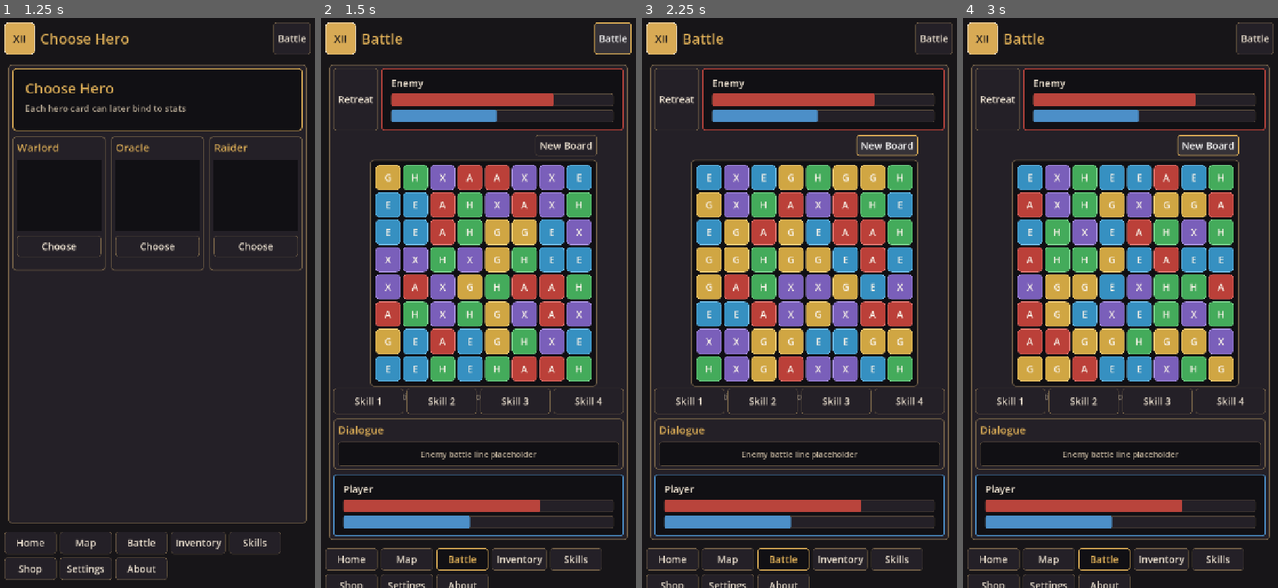
Above: before the commit, frames 1-4 (left to right).
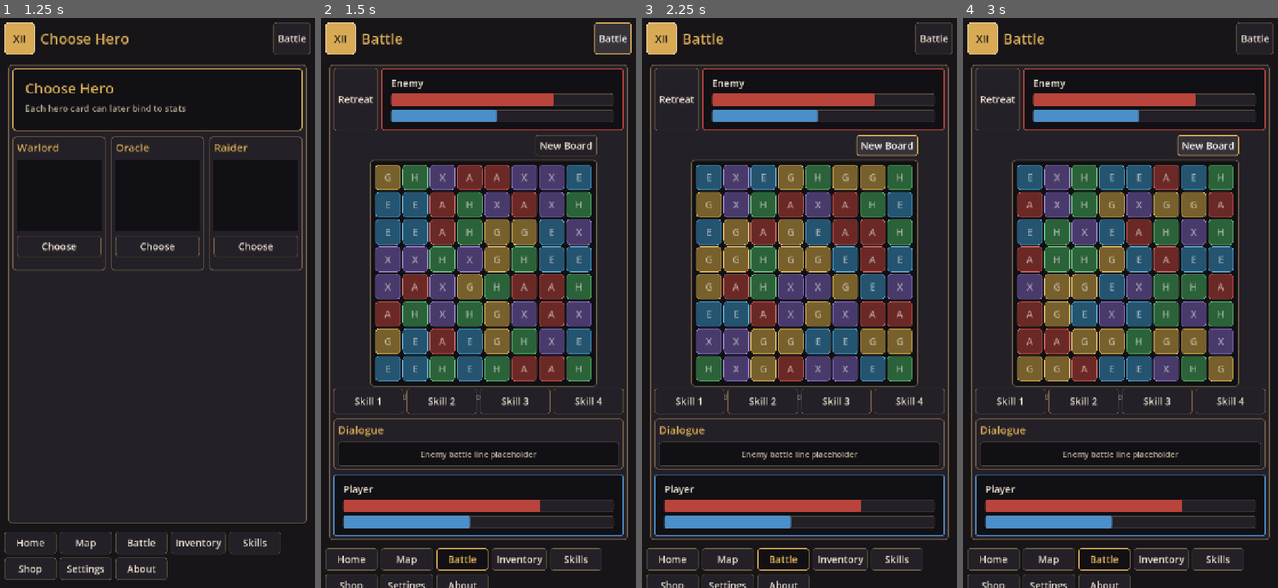
Above: after the commit, the same moments.

Repository: CuBeof/12-warlords
Game: Godot game, scene res://scenes/main.tscn
The game is run twice, just before and just after one commit, with the same random seed, the same clock (stepped at 60 frames per second) and the same inputs.
Inputs:
- Up to frame 1 (1.25 s): click "New Game" at 0.5 s
- Up to frame 2 (1.5 s): click "Battle" at 1.25 s
- Up to frame 3 (2.25 s): click "New Board" at 2 s
- Up to frame 4 (3 s): click "New Board" at 2.75 s

Frame 1 is identical in both runs. In frame 2, 23% of the frame differs, in the area x 17-86%, y 25-64%; in frame 3, 23%; in frame 4, 23%.

Commit message:
Tune board effect pacing

Diff:
--- a/scripts/board/board_tile_view.gd
+++ b/scripts/board/board_tile_view.gd
@@ -12,6 +12,14 @@
 var _tween: Tween
 var _touch_start := Vector2.ZERO
 var _swipe_sent := false
+
+const SELECT_DURATION := 0.16
+const POP_ANTICIPATION_DURATION := 0.18
+const POP_VANISH_DURATION := 0.22
+const SPAWN_FADE_DURATION := 0.34
+const SPAWN_SCALE_DURATION := 0.42
+const LAND_SQUASH_DURATION := 0.12
+const LAND_SETTLE_DURATION := 0.28
 
 
 func _ready() -> void:
@@ -60,7 +68,7 @@
 	if _tween:
 		_tween.kill()
 	_tween = create_tween().bind_node(self)
-	_tween.tween_property(self, "scale", Vector2.ONE * (1.08 if selected else 1.0), 0.11) \
+	_tween.tween_property(self, "scale", Vector2.ONE * (1.08 if selected else 1.0), SELECT_DURATION) \
 		.set_trans(Tween.TRANS_BACK).set_ease(Tween.EASE_OUT)
 
 
@@ -69,9 +77,9 @@
 		_tween.kill()
 	_tween = create_tween().bind_node(self)
 	_tween.tween_interval(delay)
-	_tween.tween_property(self, "scale", Vector2.ONE * 1.22, 0.08) \
+	_tween.tween_property(self, "scale", Vector2.ONE * 1.26, POP_ANTICIPATION_DURATION) \
 		.set_trans(Tween.TRANS_BACK).set_ease(Tween.EASE_OUT)
-	_tween.tween_property(self, "scale", Vector2.ZERO, 0.1) \
+	_tween.tween_property(self, "scale", Vector2.ZERO, POP_VANISH_DURATION) \
 		.set_trans(Tween.TRANS_BACK).set_ease(Tween.EASE_IN)
 	_tween.tween_callback(queue_free)
 
@@ -82,8 +90,8 @@
 	if _tween:
 		_tween.kill()
 	_tween = create_tween().bind_node(self).set_parallel(true)
-	_tween.tween_property(self, "modulate:a", 1.0, 0.16)
-	_tween.tween_property(self, "scale", Vector2.ONE, 0.18) \
+	_tween.tween_property(self, "modulate:a", 1.0, SPAWN_FADE_DURATION)
+	_tween.tween_property(self, "scale", Vector2.ONE, SPAWN_SCALE_DURATION) \
 		.set_trans(Tween.TRANS_ELASTIC).set_ease(Tween.EASE_OUT)
 
 
@@ -91,9 +99,9 @@
 	if _tween:
 		_tween.kill()
 	_tween = create_tween().bind_node(self)
-	_tween.tween_property(self, "scale", Vector2(1.14, 0.86), 0.06) \
+	_tween.tween_property(self, "scale", Vector2(1.14, 0.86), LAND_SQUASH_DURATION) \
 		.set_trans(Tween.TRANS_BACK).set_ease(Tween.EASE_OUT)
-	_tween.tween_property(self, "scale", _base_scale, 0.16) \
+	_tween.tween_property(self, "scale", _base_scale, LAND_SETTLE_DURATION) \
 		.set_trans(Tween.TRANS_ELASTIC).set_ease(Tween.EASE_OUT)
 
 
--- a/scripts/board/board_view.gd
+++ b/scripts/board/board_view.gd
@@ -4,6 +4,22 @@
 const BoardModelScript := preload("res://scripts/board/board_model.gd")
 const BoardTileScript := preload("res://scripts/board/tile.gd")
 const BoardTileViewScene := preload("res://scripts/board/board_tile_view.gd")
+
+const SWAP_DURATION := 0.32
+const FAILED_SWAP_READ_DELAY := 0.42
+const MATCH_START_DELAY := 0.42
+const MATCH_STAGGER := 0.045
+const DROP_BASE_DURATION := 0.36
+const DROP_ROW_STAGGER := 0.028
+const REFILL_BASE_DURATION := 0.46
+const REFILL_ROW_STAGGER := 0.035
+const DROP_START_DELAY := 1.0
+const REFILL_START_DELAY := 1.6
+const FINAL_READ_DELAY := 3.0
+const FLOAT_RISE_DURATION := 1.15
+const FLOAT_HOLD_DURATION := 1.15
+const FLOAT_FADE_DURATION := 0.45
+const COMBO_CLEAR_DELAY := 2.0
 
 @export var tile_size: float = 54.0
 @export var tile_gap: float = 5.0
@@ -171,7 +187,7 @@
 
 
 func _on_swap_reverted(a: Vector2i, b: Vector2i) -> void:
-	await get_tree().create_timer(0.18).timeout
+	await get_tree().create_timer(FAILED_SWAP_READ_DELAY).timeout
 	_swap_view_entries(a, b)
 	var tween := create_tween().bind_node(self).set_parallel(true)
 	_tween_tile_to(tween, a)
@@ -191,7 +207,7 @@
 			if not _tiles.has(cell):
 				continue
 			var view: Variant = _tiles[cell]
-			view.play_pop(float(index) * 0.018)
+			view.play_pop(MATCH_START_DELAY + float(index) * MATCH_STAGGER)
 		_float_text(_label_for_shape(shape), _center_for_cells(cells), color.lightened(0.2))
 	if extra_turns_added > 0:
 		_float_text(tr("ui.battle.extra_turn"), Vector2(_board_layer.size.x * 0.5, 10), Color("ffd56a"))
@@ -207,15 +223,16 @@
 		_tiles.erase(from)
 		_tiles[to] = view
 		view.update_cell(to)
-	var tween := create_tween().bind_node(self).set_parallel(true)
 	for movement in movements:
 		var to_cell: Vector2i = movement[&"to"]
-		_tween_tile_to(tween, to_cell, 0.18 + float(to_cell.y) * 0.012)
-	tween.finished.connect(func() -> void:
-		for movement in movements:
-			var view: Variant = _tiles[movement[&"to"]]
-			view.play_land_bounce()
-	)
+		if not _tiles.has(to_cell):
+			continue
+		var view: Variant = _tiles[to_cell]
+		var tween := create_tween().bind_node(view)
+		tween.tween_interval(DROP_START_DELAY)
+		tween.tween_property(view, "position", _cell_position(to_cell), DROP_BASE_DURATION + float(to_cell.y) * DROP_ROW_STAGGER) \
+			.set_trans(Tween.TRANS_CUBIC).set_ease(Tween.EASE_IN)
+		tween.tween_callback(view.play_land_bounce)
 
 
 func _on_tiles_refilled(spawns: Array) -> void:
@@ -228,17 +245,19 @@
 		_board_layer.add_child(view)
 		_tiles[to_cell] = view
 		var tween := create_tween().bind_node(view)
-		tween.tween_property(view, "position", _cell_position(to_cell), 0.24 + float(to_cell.y) * 0.012) \
+		tween.tween_interval(REFILL_START_DELAY)
+		tween.tween_property(view, "position", _cell_position(to_cell), REFILL_BASE_DURATION + float(to_cell.y) * REFILL_ROW_STAGGER) \
 			.set_trans(Tween.TRANS_CUBIC).set_ease(Tween.EASE_IN)
 		tween.tween_callback(view.play_land_bounce)
 
 
 func _on_cascade_finished(summary: Dictionary) -> void:
-	await get_tree().create_timer(0.24).timeout
+	await get_tree().create_timer(FINAL_READ_DELAY).timeout
 	_busy = false
-	_combo_label.text = ""
 	if not summary[&"valid"]:
 		_summary_label.text = tr("ui.battle.invalid_summary")
+		await get_tree().create_timer(COMBO_CLEAR_DELAY).timeout
+		_combo_label.text = ""
 		return
 	var values: Dictionary = summary[&"values"]
 	_summary_label.text = tr("ui.battle.summary").format({
@@ -250,6 +269,8 @@
 		"energy": values[&"energy"],
 		"experience": values[&"experience"]
 	})
+	await get_tree().create_timer(COMBO_CLEAR_DELAY).timeout
+	_combo_label.text = ""
 
 
 func _swap_view_entries(a: Vector2i, b: Vector2i) -> void:
@@ -261,7 +282,7 @@
 	view_b.update_cell(a)
 
 
-func _tween_tile_to(tween: Tween, cell: Vector2i, duration: float = 0.18) -> void:
+func _tween_tile_to(tween: Tween, cell: Vector2i, duration: float = SWAP_DURATION) -> void:
 	if not _tiles.has(cell):
 		return
 	var view: Variant = _tiles[cell]
@@ -296,9 +317,9 @@
 	label.add_theme_color_override(&"font_color", color)
 	_fx_layer.add_child(label)
 	var tween := create_tween().bind_node(label).set_parallel(true)
-	tween.tween_property(label, "position:y", pos.y - 48.0, 0.55) \
+	tween.tween_property(label, "position:y", pos.y - 58.0, FLOAT_RISE_DURATION) \
 		.set_trans(Tween.TRANS_QUAD).set_ease(Tween.EASE_OUT)
-	tween.tween_property(label, "modulate:a", 0.0, 0.3).set_delay(0.25)
+	tween.tween_property(label, "modulate:a", 0.0, FLOAT_FADE_DURATION).set_delay(FLOAT_HOLD_DURATION)
 	tween.chain().tween_callback(label.queue_free)
 
 
